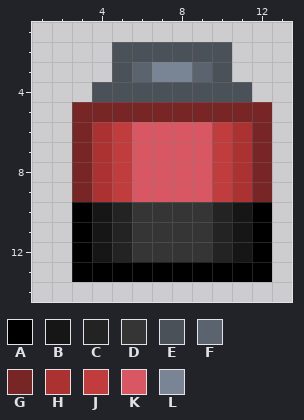
Pixel-art file, stored at ReWired/Assets/Sprites/GameObjects/battery.aseprite. Above is the file before it was changed.
16x16 pixels, 1 frame. Shown: x 1..13, y 1..14.
Palette (. is transparent): A #000000  B #161616  C #232323  D #353535  E #4b5158  F #5b636e  G #772525  H #ac3232  J #c13c3c  K #d95763  L #798595
Pixels before, first column x 3:
 2 ..EEEEEE..
 3 ..EFLLFE..
 4 .EEEEEEEE.
 5 GGGGGGGGGG
 6 GHJKKKKJHG
 7 GHJKKKKJHG
 8 GHJKKKKJHG
 9 GHJKKKKJHG
10 ABCDDDDCBA
11 ABCDDDDCBA
12 ABCDDDDCBA
13 AAAAAAAAAA
After:
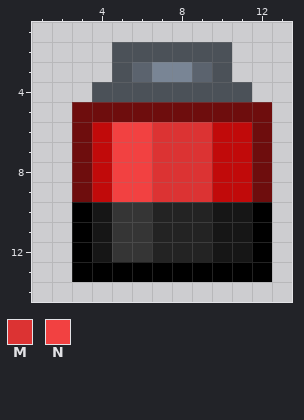
Colours new in this view: M #dc3333  N #f24141
Difference:
colour G: #772525 -> #6e0d0d
colour H: #ac3232 -> #c10a0a
Changed rows in their new state; - is a pixel that keeps its letter.
Layer "Layer 2":
first column x 5:
 6 NNMMMH
 7 NNMMMH
 8 NNMMMH
 9 NNMMMH
10 D-CCCB
11 D-CCCB
12 D-CCCB
Boxes around the changes in both pictures, in picture pixels (x1, y1, x2, y2):
changed: (72, 102, 272, 262)
